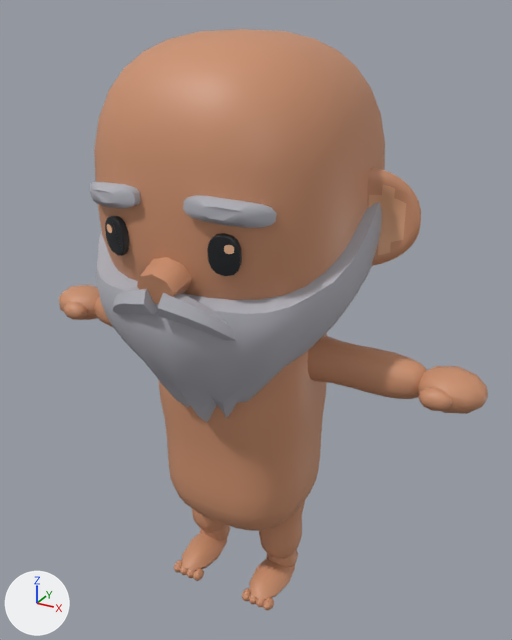
Before and after pictures for a commit that changed the glTF model assets/custom-heroes/barbarian_base.glb.
One viewpoint serves both versions: a 50 mm camera at (1.24, -2.16, 2.28) aimed at (0.02, 0.06, 1.17). Arrows for +X, +Y and +Z are at lower left; the lights stay in place. The first picture is the older version. Vertices at exactly the same position are counted once.

The first picture shows 'Barbarian_Base_ArmLeft', 'Barbarian_Base_ArmRight', 'Barbarian_Base_Body', 'Barbarian_Base_Head', 'Barbarian_Base_LegLeft', 'Barbarian_Base_LegRight'.
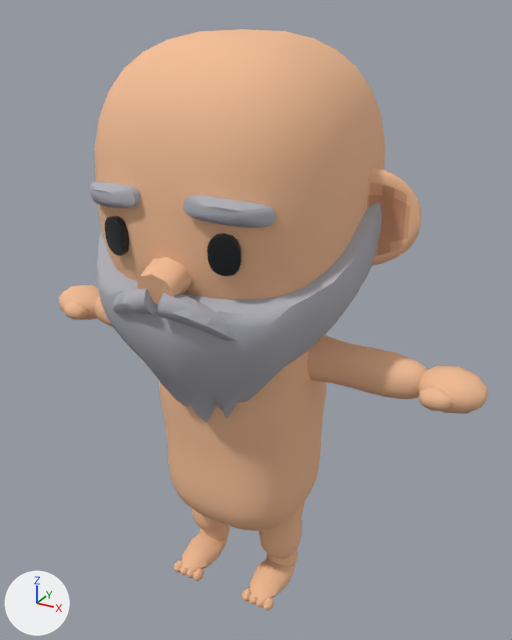
Where the change shows, as pixel boxes (x1, y1, x2, y2) in the pictures (512 x 640 px):
part 1 of me_mesh_6, surface changed (lighter): (174, 509, 231, 581) in both
part 2 of me_mesh_5, surface changed (lighter): (242, 501, 305, 610) in both
part 3 of me_mesh_4, surface changed: (59, 285, 113, 327) in both
part 4 of me_mesh_3, surface changed (lighter): (307, 335, 488, 414) in both
part 5 of me_mesh_2, surface changed (lighter): (158, 333, 327, 531) in both
part 6 of me_mesh_1, reshaped: (105, 216, 129, 256) in both
part 7 of me_mesh_1, reshaped: (207, 233, 242, 276) in both
part 8 of me_mesh_1, surface changed: (94, 29, 421, 304) in both

The change, as a list of edits to the scene's bpy script:
```text
Change me_mesh_6:
    where me_mesh_6.from_pydata(...)  # 438 vertices, 848 faces; spans x -0.275..-0.067, y -0.229..0.102, z 0.015..0.579
    me_mesh_6 part 1: texture (UV) coordinates of 848 of 848 faces, centred in x -0.272..-0.07, y -0.226..0.102, z 0.018..0.579, changed; they spanned u 0.5..0.5, v 0.88..0.88 and now span u 0.38..0.38, v 0.88..0.88
Change me_mesh_5:
    where me_mesh_5.from_pydata(...)  # 438 vertices, 848 faces; spans x 0.067..0.275, y -0.229..0.102, z 0.015..0.579
    me_mesh_5 part 2: texture (UV) coordinates of 848 of 848 faces, centred in x 0.07..0.272, y -0.226..0.102, z 0.018..0.579, changed; they spanned u 0.5..0.5, v 0.88..0.88 and now span u 0.38..0.38, v 0.88..0.88
Change me_mesh_4:
    where me_mesh_4.from_pydata(...)  # 302 vertices, 592 faces; spans x -0.923..-0.132, y -0.128..0.095, z 1.016..1.198
    me_mesh_4 part 3: texture (UV) coordinates of 592 of 592 faces, centred in x -0.916..-0.132, y -0.126..0.089, z 1.02..1.194, changed; they spanned u 0.5..0.5, v 0.88..0.88 and now span u 0.38..0.38, v 0.88..0.88
Change me_mesh_3:
    where me_mesh_3.from_pydata(...)  # 302 vertices, 592 faces; spans x 0.132..0.923, y -0.128..0.095, z 1.016..1.198
    me_mesh_3 part 4: texture (UV) coordinates of 592 of 592 faces, centred in x 0.132..0.916, y -0.126..0.089, z 1.02..1.194, changed; they spanned u 0.5..0.5, v 0.88..0.88 and now span u 0.38..0.38, v 0.88..0.88
Change me_mesh_2:
    where me_mesh_2.from_pydata(...)  # 450 vertices, 896 faces; spans x -0.318..0.318, y -0.285..0.262, z 0.33..1.32
    me_mesh_2 part 5: texture (UV) coordinates of 896 of 896 faces, centred in x -0.316..0.316, y -0.282..0.259, z 0.33..1.32, changed; they spanned u 0.5..0.5, v 0.88..0.88 and now span u 0.38..0.38, v 0.88..0.88
Change me_mesh_1:
    remove me_mesh_1.from_pydata(...)  # 2040 vertices, 3980 faces; spans x -0.629..0.629, y -0.569..0.48, z 0.874..2.22
    remove me_mesh_1.materials.append(mat_barbarian_base_material)  # picture img_barbarian_base_texture
    add me_mesh_1.from_pydata(...)  # 1948 vertices, 3852 faces; spans x -0.629..0.629, y -0.569..0.48, z 0.874..2.22
    me_mesh_1 part 6: 23 vertices moved from x -0.25..-0.154, y -0.486..-0.45, z 1.554..1.683 to x -0.251..-0.155, y -0.487..-0.452, z 1.554..1.683; 51 vertices removed from x -0.248..-0.166, y -0.479..-0.456, z 1.578..1.678; 5 vertices added at x -0.248..-0.167, y -0.481..-0.457, z 1.578..1.678
    me_mesh_1 part 7: 23 vertices moved from x 0.154..0.25, y -0.486..-0.45, z 1.554..1.683 to x 0.155..0.251, y -0.487..-0.452, z 1.554..1.683; 51 vertices removed from x 0.166..0.248, y -0.479..-0.456, z 1.578..1.678; 5 vertices added at x 0.167..0.248, y -0.481..-0.457, z 1.578..1.678
    me_mesh_1 part 8: 2428 kept faces spanning x -0.629..0.629, y -0.552..0.48, z 1.22..2.22 get new texture (UV) coordinates
    add me_mesh_1.materials.append(mat_barbarian_base_material_2)  # picture img_barbarian_base_texture
    add me_mesh_1.materials.append(mat_barbarian_base_material_3)  # picture img_barbarian_base_texture
```
